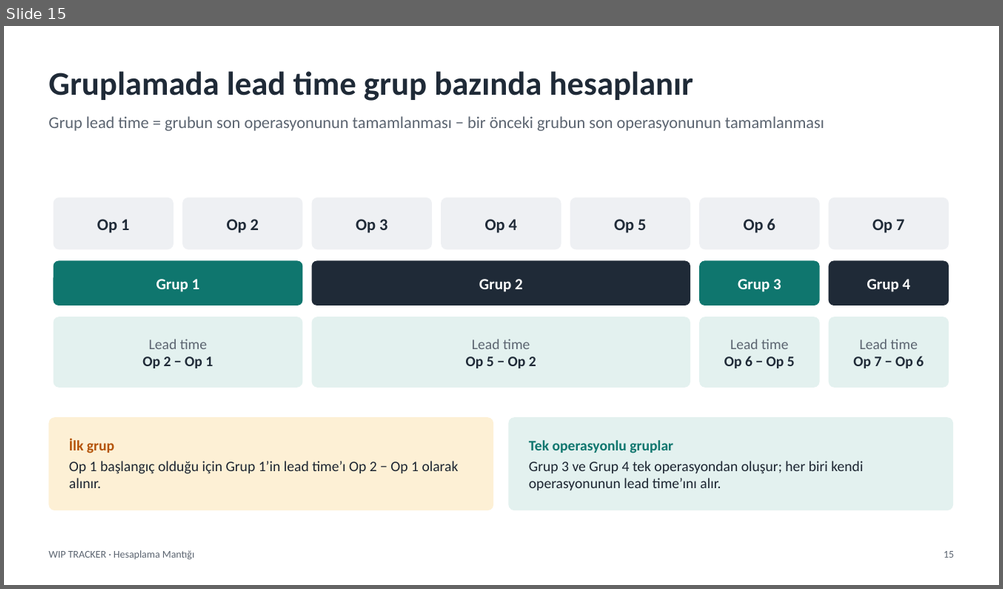
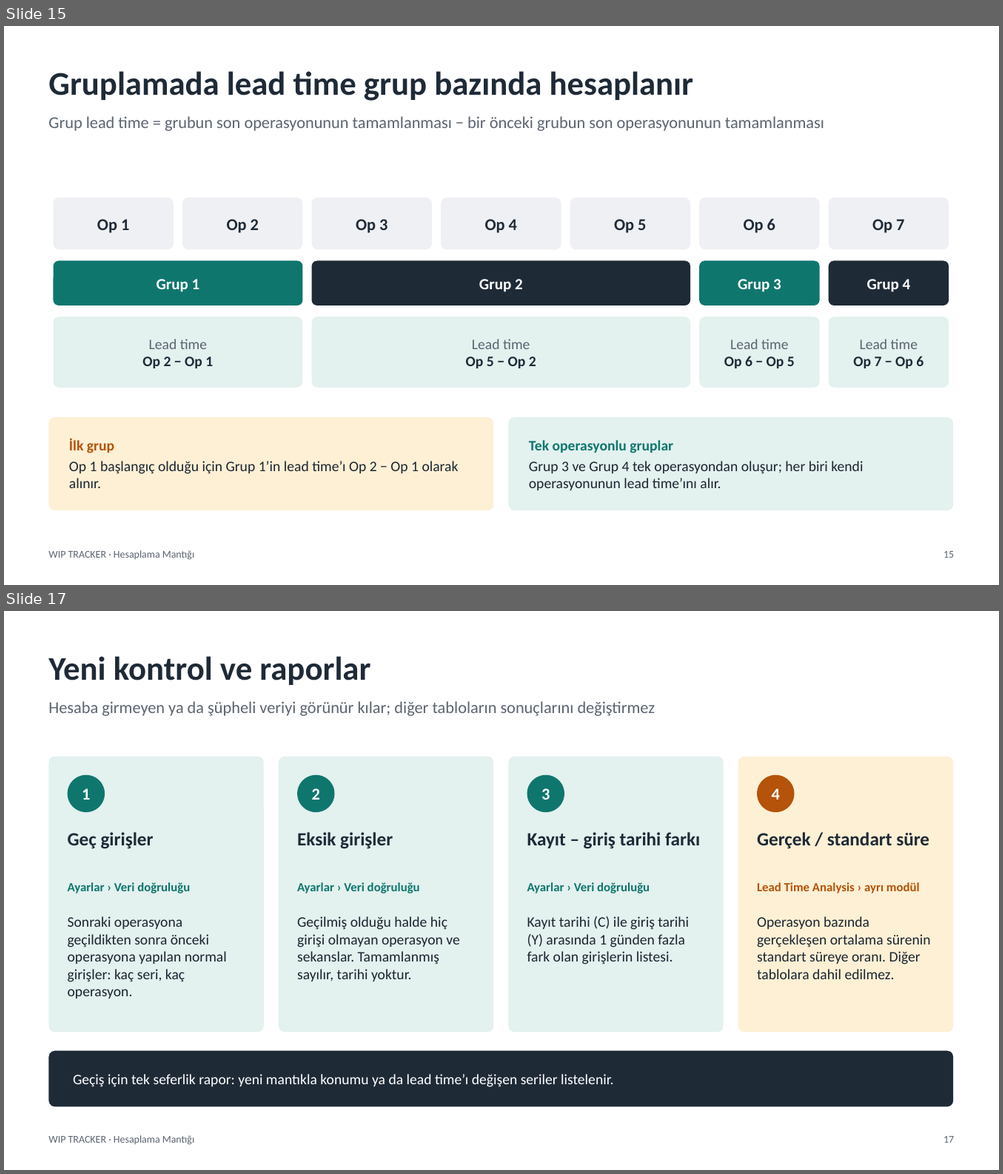
Before and after one commit to EfeYaltirikli/WIP_TRACKER_PUBLIC, a slide deck: WIP_TRACKER_Hesaplama_Mantigi.pptx. Shown one above the other, each under a label of ours: slide 15 before the commit, slides 15 and 17 after it; the slides between them are not shown. The pictures are 1003x589 and 1003x1174 pixels, drawn with LibreOffice and Linux fonts; fonts in the diff are those of the drawing. Boxes give left, top, right and bottom in pixels: in the first picture for what was removed or moved away, otherwise in the second. Text is boxed around its words. In the diff, an @@ line names an element or a change of style, - is before the commit and + after.

```diff
--- a/WIP_TRACKER_Hesaplama_Mantigi.pptx
+++ b/WIP_TRACKER_Hesaplama_Mantigi.pptx
@@ slide 17 added at <box>4,611,999,1170</box>, background #FFFFFF @@
@@ title added at <box>48,656,370,685</box>, 32 pt, text #1F2A37, bold @@
+Yeni kontrol ve raporlar
@@ text added at <box>48,701,655,716</box>, 16 pt, text #5B6470 @@
+Hesaba girmeyen ya da şüpheli veriyi görünür kılar; diğer tabloların sonuçlarını değiştirmez
@@ rounded rectangle added at <box>48,757,264,1033</box>, fill #E3F1EF @@
@@ rounded rectangle added at <box>279,757,493,1033</box>, fill #E3F1EF @@
@@ rounded rectangle added at <box>509,757,723,1033</box>, fill #E3F1EF @@
@@ rounded rectangle added at <box>738,757,953,1033</box>, fill #FDF0D5 @@
@@ ellipse added at <box>68,775,105,812</box>, fill #0F766E, 16 pt, text #FFFFFF, bold @@
+1
@@ ellipse added at <box>297,775,335,812</box>, fill #0F766E, 16 pt, text #FFFFFF, bold @@
+2
@@ ellipse added at <box>527,775,564,812</box>, fill #0F766E, 16 pt, text #FFFFFF, bold @@
+3
@@ ellipse added at <box>757,775,794,812</box>, fill #B45309, 16 pt, text #FFFFFF, bold @@
+4
@@ text added at <box>68,832,153,849</box>, 18 pt, text #1F2A37, bold @@
+Geç girişler
@@ text added at <box>297,832,392,849</box>, 18 pt, text #1F2A37, bold @@
+Eksik girişler
@@ text added at <box>527,832,700,849</box>, 18 pt, text #1F2A37, bold @@
+Kayıt – giriş tarihi farkı
@@ text added at <box>757,832,929,849</box>, 18 pt, text #1F2A37, bold @@
+Gerçek / standart süre
@@ text added at <box>68,883,190,894</box>, 12 pt, text #0F766E, bold @@
+Ayarlar › Veri doğruluğu
@@ text added at <box>297,883,420,894</box>, 12 pt, text #0F766E, bold @@
+Ayarlar › Veri doğruluğu
@@ text added at <box>527,883,649,894</box>, 12 pt, text #0F766E, bold @@
+Ayarlar › Veri doğruluğu
@@ text added at <box>757,883,919,894</box>, 12 pt, text #B45309, bold @@
+Lead Time Analysis › ayrı modül
@@ text added at <box>68,917,227,999</box>, 14 pt, text #1B2430 @@
+Sonraki operasyona geçildikten sonra önceki operasyona yapılan normal girişler: kaç seri, kaç operasyon.
@@ text added at <box>297,917,459,982</box>, 14 pt, text #1B2430 @@
+Geçilmiş olduğu halde hiç girişi olmayan operasyon ve sekanslar. Tamamlanmış sayılır, tarihi yoktur.
@@ text added at <box>527,917,688,965</box>, 14 pt, text #1B2430 @@
+Kayıt tarihi (C) ile giriş tarihi (Y) arasında 1 günden fazla fark olan girişlerin listesi.
@@ text added at <box>757,917,930,980</box>, 14 pt, text #1B2430 @@
+Operasyon bazında gerçekleşen ortalama sürenin standart süreye oranı. Diğer tablolara dahil edilmez.
@@ rounded rectangle added at <box>48,1051,953,1107</box>, fill #1F2A37, 14 pt, text #FFFFFF @@
+Geçiş için tek seferlik rapor: yeni mantıkla konumu ya da lead time’ı değişen seriler listelenir.
@@ text added at <box>48,1136,194,1145</box>, 10 pt, text #5B6470 @@
+WIP TRACKER · Hesaplama Mantığı
@@ text added at <box>943,1136,953,1143</box>, 10 pt, text #5B6470 @@
+17
```
Also in this commit, not shown: 5 slides changed.
